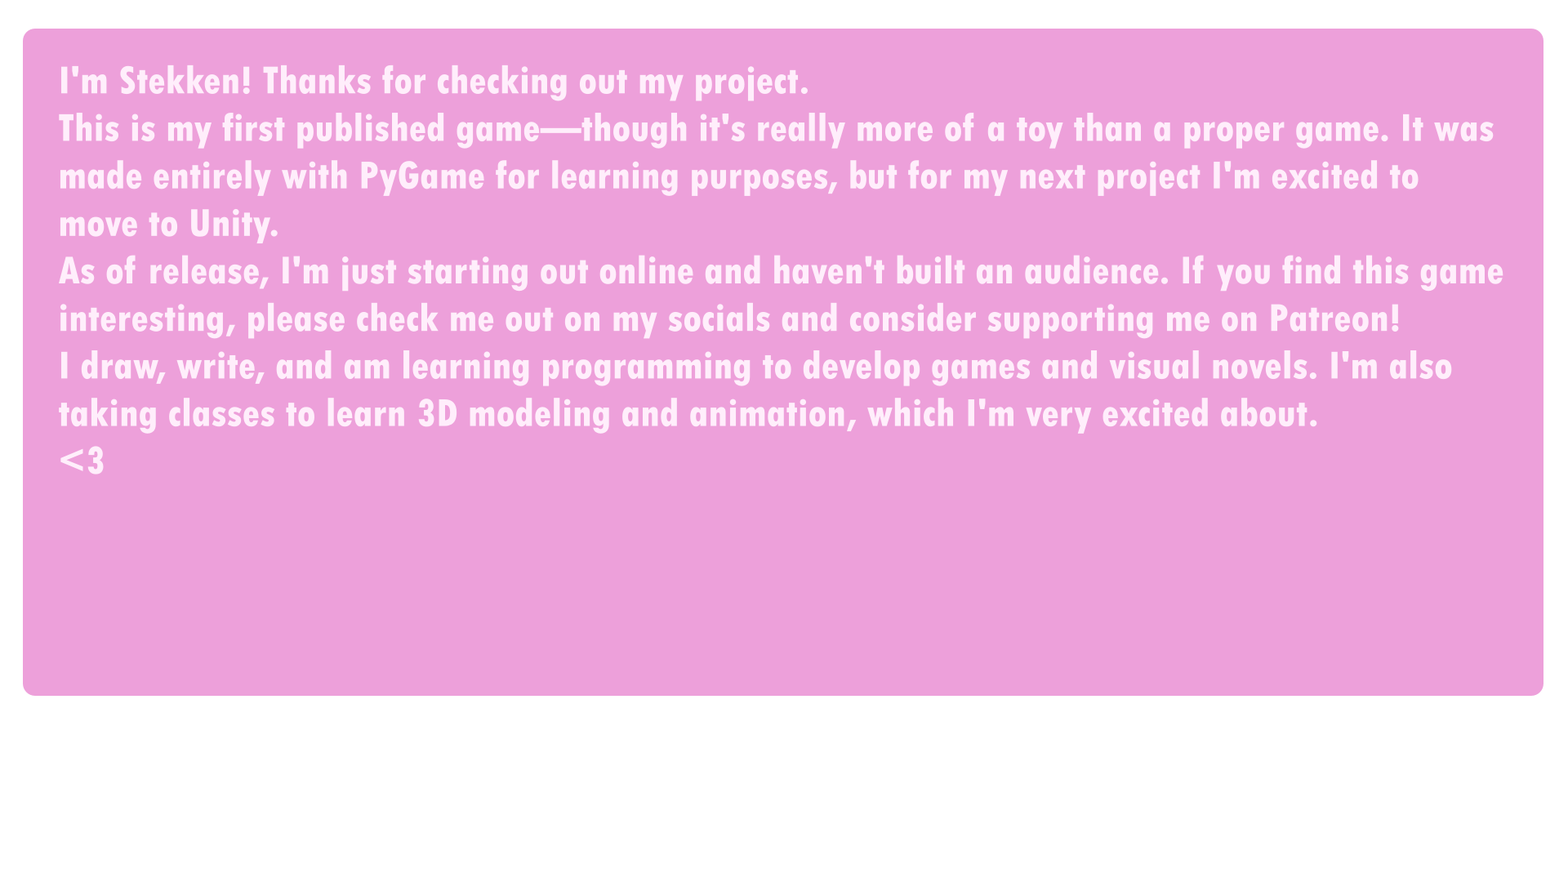
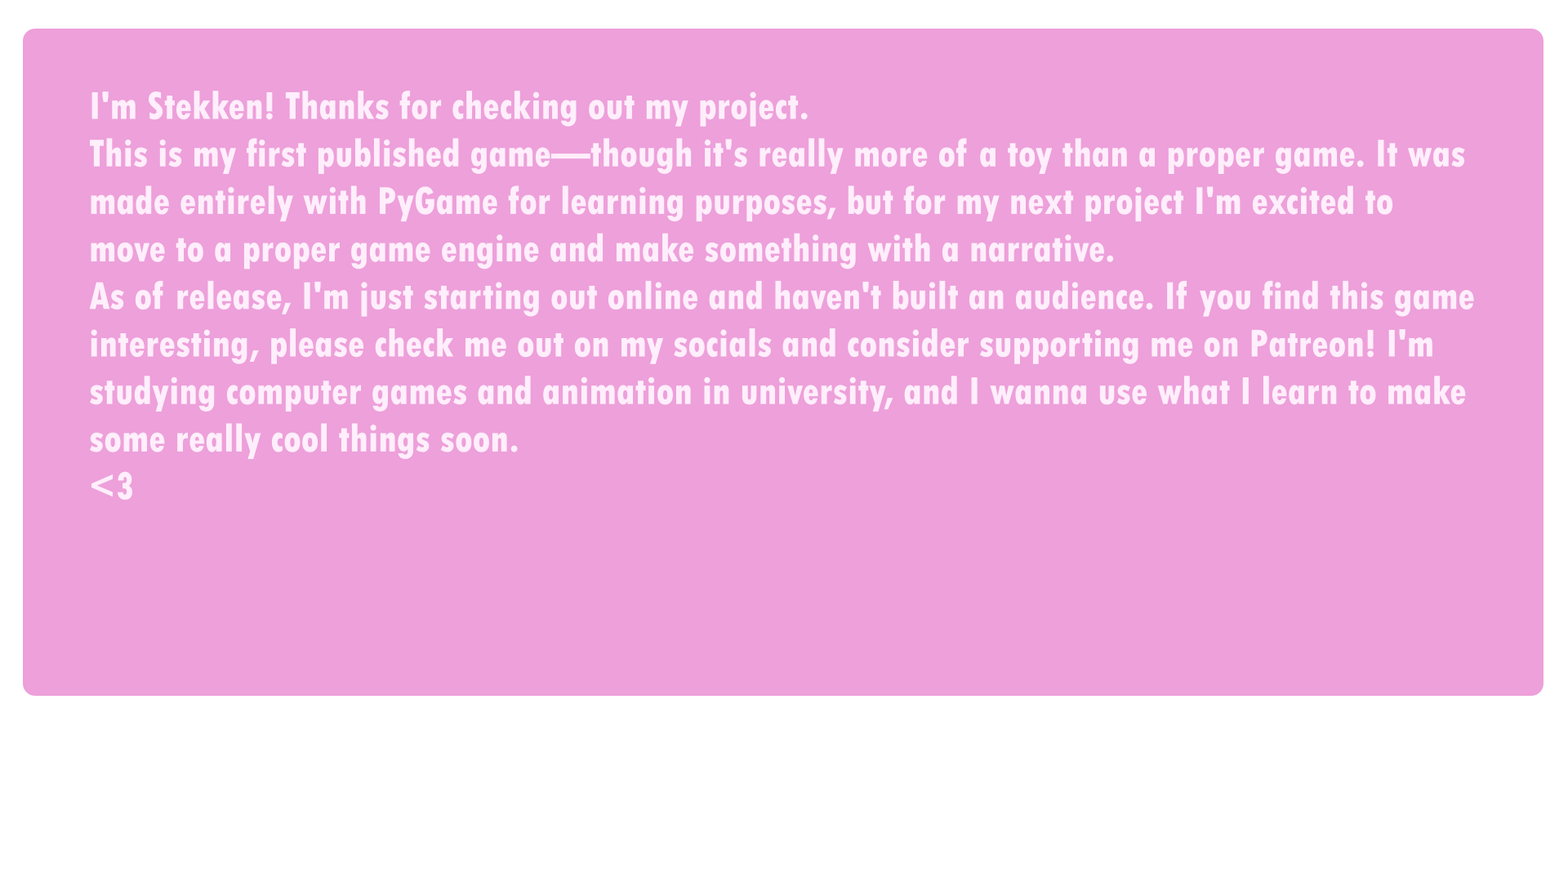
Revision of a layered 1568×882 image; what changed, layer by layer:
painted on "Paint Layer 9" over (58, 64, 1504, 500)
painted on "Paint Layer 1" over (58, 64, 1504, 500)